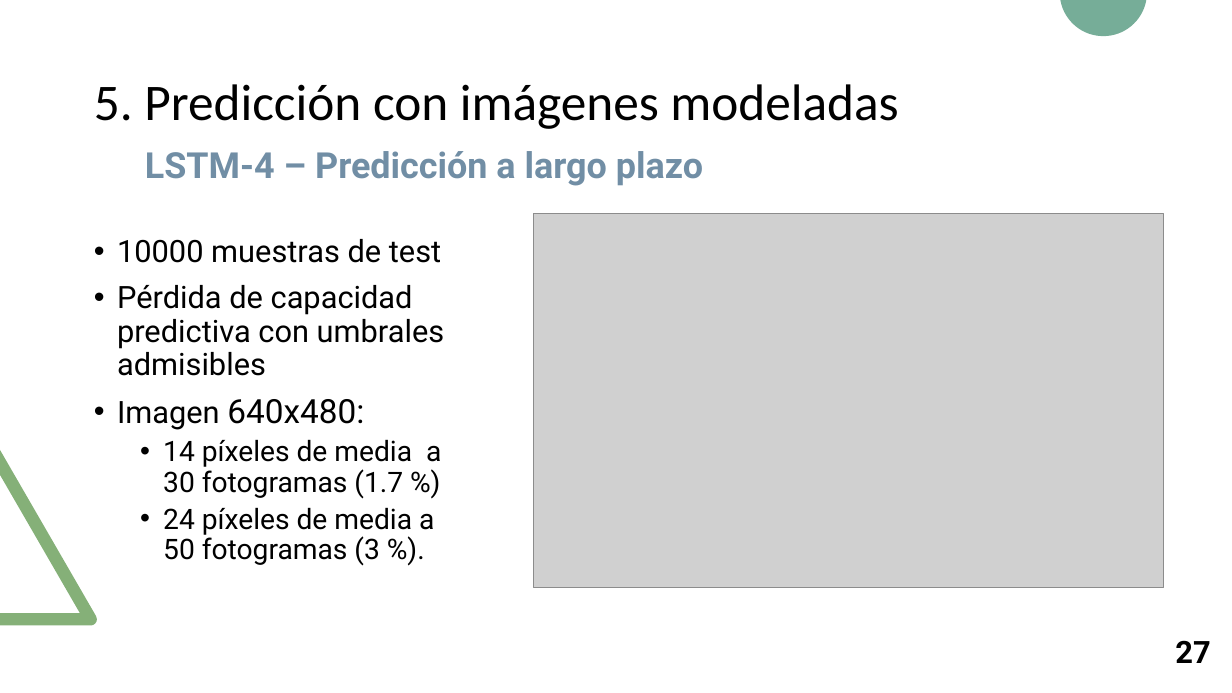
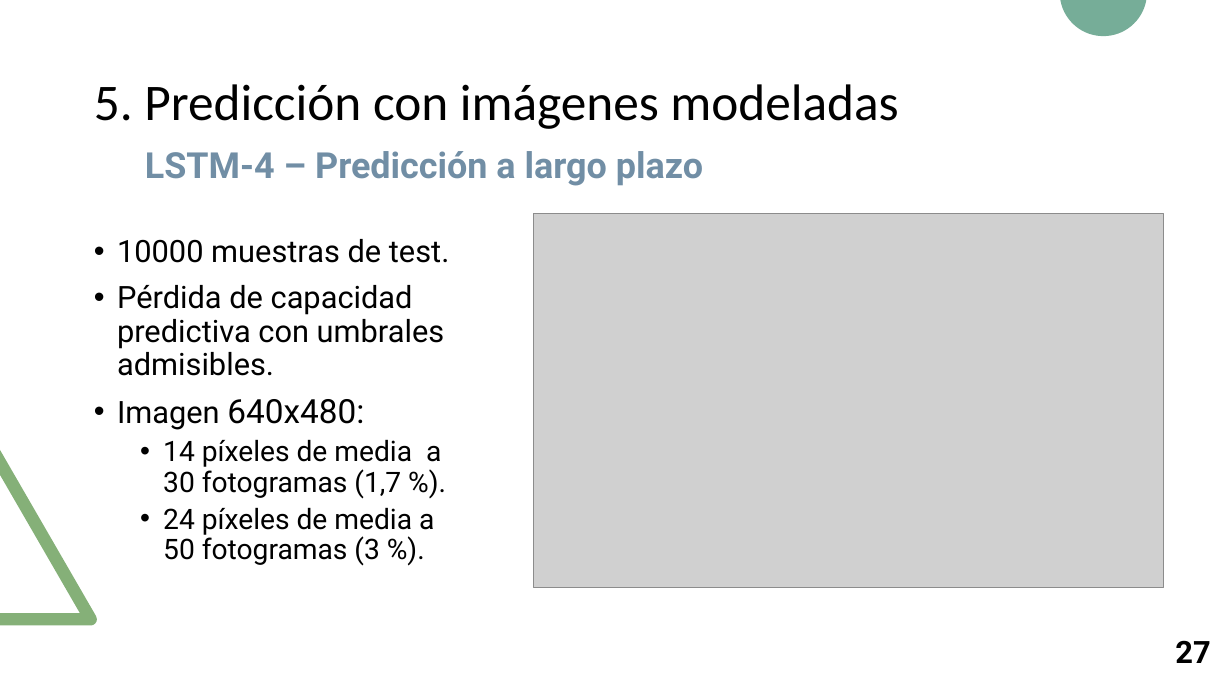
Before and after one commit to RoboticsLabURJC/2017-tfm-nuria-oyaga, a slide deck: slide 28 of Documentation/Presentacion-TFM/Presentacion-TFM.pptx. Drawn at 1232x693 pixels with LibreOffice and Linux fonts; fonts in the diff are those of the drawing; grey boxes stand for pictures. Boxes give left, top, right and bottom in pixels: in the first picture for what was removed or moved away, otherwise in the second. Text is boxed around its words. In the diff, an @@ line names an element or a change of style, - is before the commit and + after.

```diff
--- a/Documentation/Presentacion-TFM/Presentacion-TFM.pptx
+++ b/Documentation/Presentacion-TFM/Presentacion-TFM.pptx
@@ text at [117,239,449,376]: text changed @@
-• 10000 muestras de test
-• Pérdida de capacidad predictiva con umbrales admisibles
+• 10000 muestras de test.
+• Pérdida de capacidad predictiva con umbrales admisibles.
@@ text at [163,439,441,499]: text changed @@
-  • 14 píxeles de media a 30 fotogramas (1.7 %)
+  • 14 píxeles de media a 30 fotogramas (1,7 %).
```
Also in this commit, not shown: 20 other slides changed, 1 other file.
